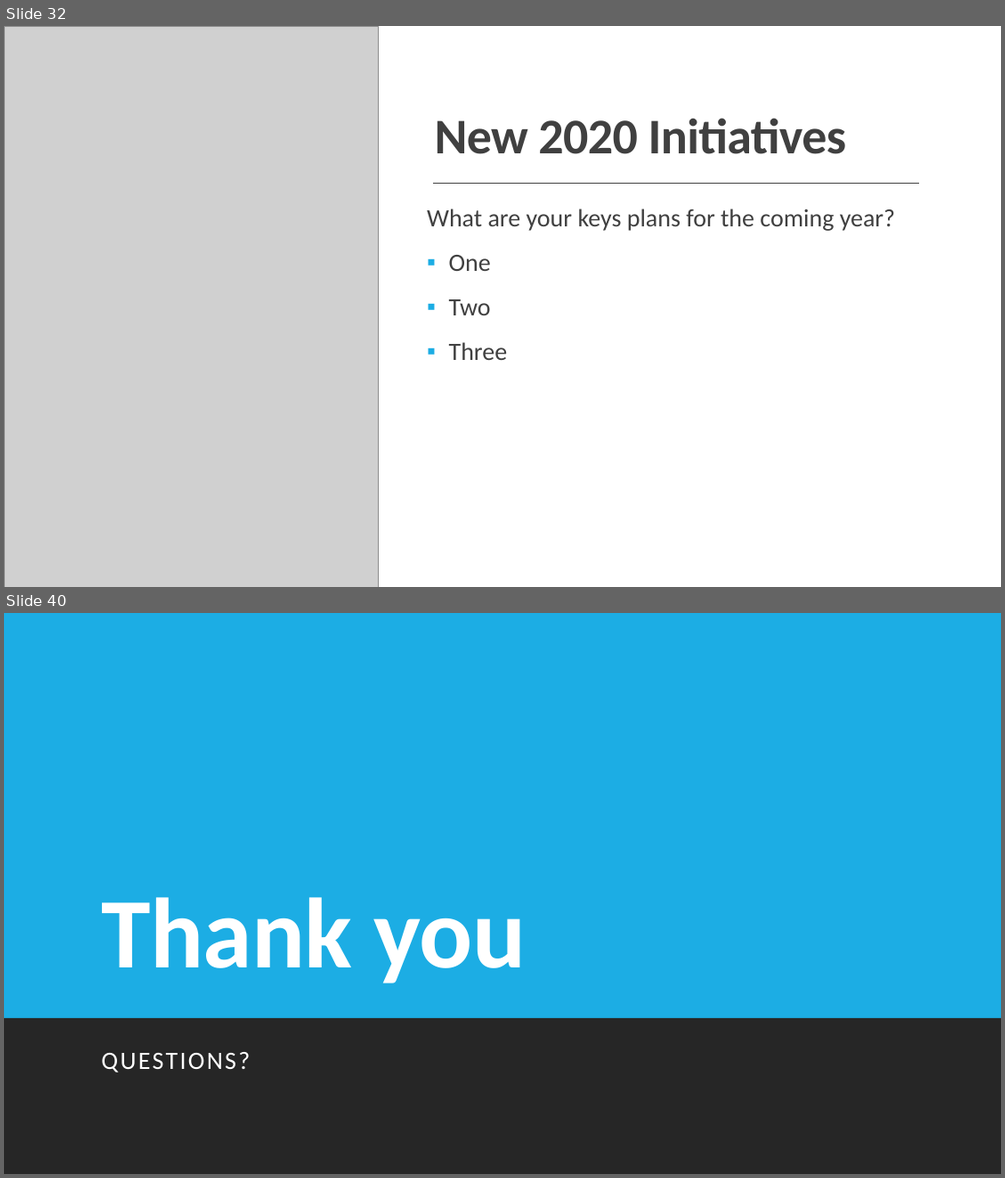
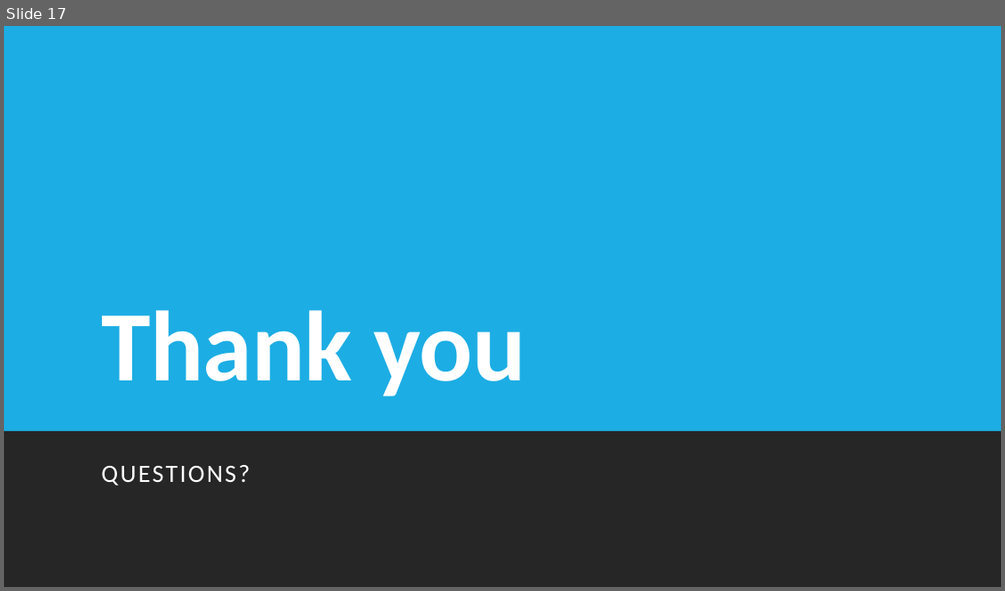
Before and after one commit to Arik096/project, a slide deck: book/puja.pptx. Shown one above the other, each under a label of ours: slides 32 and 40 before the commit, slide 17 after it; the slides between them are not shown. The pictures are 1005x1178 and 1005x591 pixels, drawn with LibreOffice and Linux fonts; fonts in the diff are those of the drawing; grey boxes stand for pictures. Boxes give left, top, right and bottom in pixels: in the first picture for what was removed or moved away, otherwise in the second. Text is boxed around its words. In the diff, an @@ line names an element or a change of style, - is before the commit and + after.

```diff
--- a/book/puja.pptx
+++ b/book/puja.pptx
@@ slide 32 removed at <box>4,26,1001,587</box>, background #FFFFFF @@
@@ rectangle removed at <box>4,26,1001,587</box> @@
@@ picture removed at <box>4,26,379,587</box> @@
@@ parallelogram removed at <box>614,26,847,587</box> @@
@@ title removed at <box>435,118,847,154</box> @@
-New 2020 Initiatives
@@ line removed from (432, 183) to (919, 183) @@
@@ text removed at <box>427,208,895,360</box> @@
-What are your keys plans for the coming year?
-▪ One
-▪ Two
-▪ Three
@@ rectangle removed at <box>4,549,1001,587</box> @@
@@ what was slide 40 is now slide 17 @@
```
Also in this commit, not shown: 1 slide changed, 1 slide added, 23 other slides removed.
